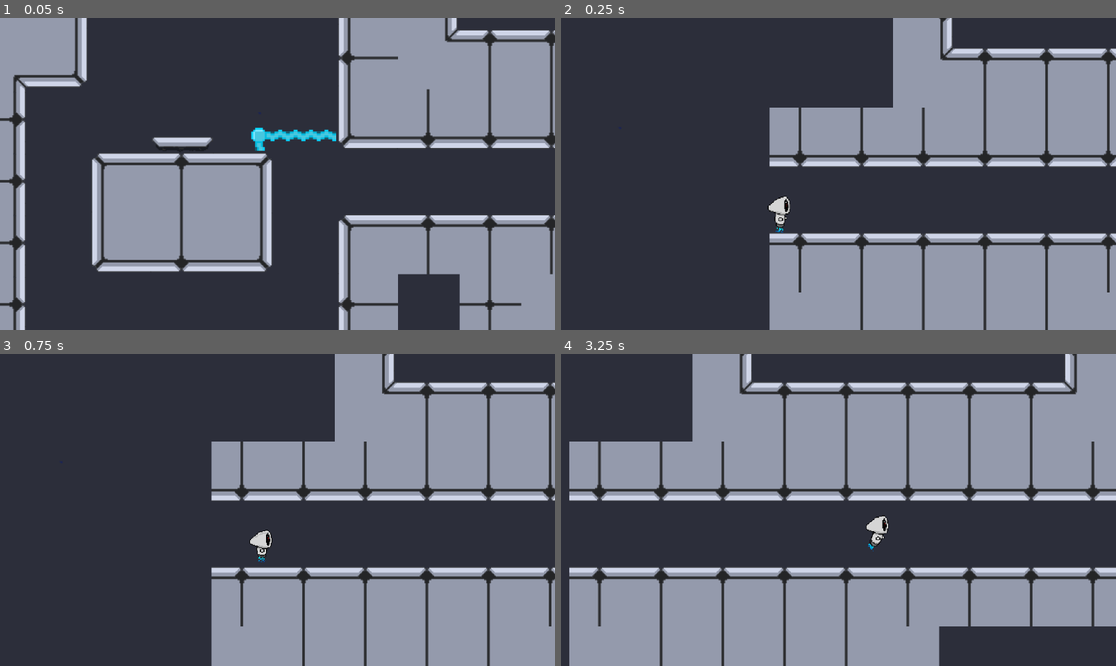
Above: before the commit, frames 1-4 (two rows, left to right).
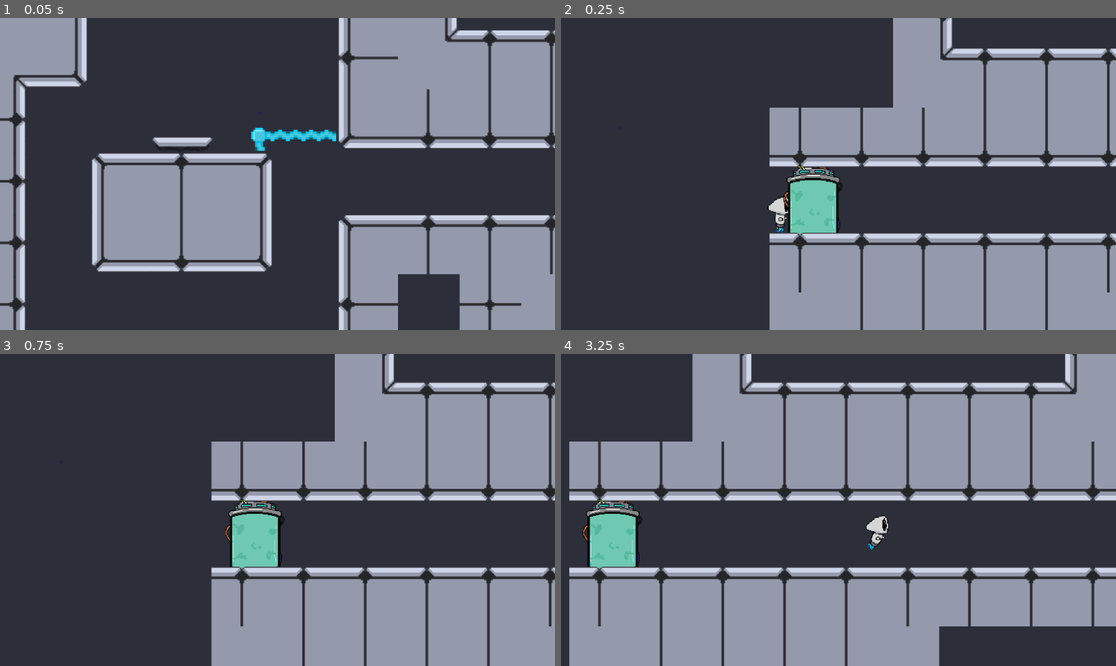
Above: after the commit, the same moments.

Repository: Math-s314/gravit-issue_project
Game: Godot game, scene res://Levels/level4.tscn
The game is run twice, just before and just after one commit, with the same random seed, the same clock (stepped at 60 frames per second) and the same inputs. This scene is started directly instead of the project's main scene.
Inputs (mouse positions are in pixels of both pictures, inside the frame that each line leads up to):
- Up to frame 1 (0.05 s): no input
- Up to frame 2 (0.25 s): no input
- Up to frame 3 (0.75 s): move the mouse to (399, 494) at 0.52 s; hold D (Right) from 0.53 s (still down); click (399, 494) at 0.6 s
- Up to frame 4 (3.25 s): tap Space (Jump) at 0.77, 1.52, 3.02 s; move the mouse to (727, 525) at 1.27 s; click (727, 525) at 1.35 s; move the mouse to (894, 441) at 2.02 s; release D (Right) at 2.03 s; hold A (Left) 2.03-2.78 s; click (894, 441) at 2.1 s; move the mouse to (810, 572) at 2.77 s; hold D (Right) from 2.78 s (still down); click (810, 572) at 2.85 s

Frame 1 is identical in both runs. In frame 2, 1.8% of the frame differs, in the area x 39-51%, y 46-70%; in frame 3, 1.8%; in frame 4, 1.9%, in the area x 3-15%, y 46-70%.
Error in both runs: Invalid assignment of property or key 'player' with value of type 'CharacterBody2D (Player)' on a base object of type 'Node (GameInstance.gd)'. (res://Actors/P…

Commit message:
Respawn animation

Diff:
--- /dev/null
+++ b/gravit-issue/Actors/Respawn/Respawn.tscn
@@ -0,0 +1,76 @@
+[gd_scene load_steps=10 format=3 uid="uid://dlx831iev2fce"]
+
+[ext_resource type="Texture2D" uid="uid://cek3t6sddkory" path="res://Actors/Player/Animations/Spritesheets/Respawn (2).png" id="1_8kyvb"]
+
+[sub_resource type="AtlasTexture" id="AtlasTexture_xfau3"]
+atlas = ExtResource("1_8kyvb")
+region = Rect2(0, 0, 512, 512)
+
+[sub_resource type="AtlasTexture" id="AtlasTexture_ykynb"]
+atlas = ExtResource("1_8kyvb")
+region = Rect2(512, 0, 512, 512)
+
+[sub_resource type="AtlasTexture" id="AtlasTexture_2mh36"]
+atlas = ExtResource("1_8kyvb")
+region = Rect2(1024, 0, 512, 512)
+
+[sub_resource type="AtlasTexture" id="AtlasTexture_p24pf"]
+atlas = ExtResource("1_8kyvb")
+region = Rect2(0, 512, 512, 512)
+
+[sub_resource type="AtlasTexture" id="AtlasTexture_q80ts"]
+atlas = ExtResource("1_8kyvb")
+region = Rect2(512, 512, 512, 512)
+
+[sub_resource type="AtlasTexture" id="AtlasTexture_ho1ay"]
+atlas = ExtResource("1_8kyvb")
+region = Rect2(1024, 512, 512, 512)
+
+[sub_resource type="AtlasTexture" id="AtlasTexture_sokuo"]
+atlas = ExtResource("1_8kyvb")
+region = Rect2(0, 1024, 512, 512)
+
+[sub_resource type="SpriteFrames" id="SpriteFrames_0h4ck"]
+animations = [{
+"frames": [],
+"loop": true,
+"name": &"default",
+"speed": 5.0
+}, {
+"frames": [{
+"duration": 1.0,
+"texture": SubResource("AtlasTexture_xfau3")
+}, {
+"duration": 1.0,
+"texture": SubResource("AtlasTexture_ykynb")
+}, {
+"duration": 1.0,
+"texture": SubResource("AtlasTexture_2mh36")
+}, {
+"duration": 1.0,
+"texture": SubResource("AtlasTexture_p24pf")
+}, {
+"duration": 1.0,
+"texture": SubResource("AtlasTexture_q80ts")
+}, {
+"duration": 1.0,
+"texture": SubResource("AtlasTexture_ho1ay")
+}, {
+"duration": 1.0,
+"texture": SubResource("AtlasTexture_sokuo")
+}],
+"loop": true,
+"name": &"respawn",
+"speed": 10.0
+}]
+
+[node name="Respawn" type="Node2D"]
+
+[node name="Sprite2D" type="Sprite2D" parent="."]
+
+[node name="AnimatedSprite2D" type="AnimatedSprite2D" parent="."]
+position = Vector2(-3.8147e-06, 3.8147e-06)
+scale = Vector2(0.189453, 0.184814)
+sprite_frames = SubResource("SpriteFrames_0h4ck")
+animation = &"respawn"
+frame_progress = 0.917112
--- /dev/null
+++ b/gravit-issue/Actors/Respawn/respawn.gd
@@ -0,0 +1 @@
+extends Node2D
--- a/gravit-issue/Levels/level4.tscn
+++ b/gravit-issue/Levels/level4.tscn
@@ -8,6 +8,8 @@
 [ext_resource type="PackedScene" uid="uid://d0gh37g0lksgk" path="res://Environment/Tilemaps/hazard/Laser.tscn" id="3_lfit2"]
 [ext_resource type="PackedScene" uid="uid://nhcw2sc4mebl" path="res://Environment/object/moving platform.tscn" id="4_h14kk"]
 [ext_resource type="PackedScene" uid="uid://blx3201fubvhi" path="res://Environment/Tilemaps/Walls-White.tscn" id="5_lfit2"]
+[ext_resource type="Script" uid="uid://20l8ywpfx7fd" path="res://Actors/Respawn/respawn.gd" id="9_g4w76"]
+[ext_resource type="PackedScene" uid="uid://dlx831iev2fce" path="res://Actors/Respawn/Respawn.tscn" id="9_ukveq"]
 
 [sub_resource type="TileSetAtlasSource" id="TileSetAtlasSource_ukveq"]
 texture = ExtResource("2_qep4h")
@@ -912,6 +914,10 @@
 [node name="MovingPlatform6" parent="." instance=ExtResource("4_h14kk")]
 position = Vector2(864, -884)
 
+[node name="Respawn" parent="." instance=ExtResource("9_ukveq")]
+position = Vector2(-595, 37)
+script = ExtResource("9_g4w76")
+
 [node name="Walls-white" parent="." instance=ExtResource("5_lfit2")]
 position = Vector2(1.45519e-11, 1.45519e-11)
 tile_map_data = PackedByteArray("AAD6/wEAAAABAAAAAAD7/wEAAAABAAAAAAD8/wEAAAABAAAAAAD9/wEAAAABAAAAAAD+/wEAAAABAAAAAAD/// …(7312 unchanged characters)…
Not shown, added: gravit-issue/Actors/Player/Animations/Spritesheets/Respawn (1).png.import
Binary file added: gravit-issue/Actors/Player/Animations/Spritesheets/Respawn (2).png
Not shown, added: gravit-issue/Actors/Player/Animations/Spritesheets/Respawn (2).png.import
Not shown, added: gravit-issue/Actors/Player/Animations/Spritesheets/Respawn.png.import
Binary file added: gravit-issue/Actors/Respawn.png
Not shown, added: gravit-issue/Actors/Respawn.png.import
Not shown, added: gravit-issue/Actors/Respawn/respawn.gd.uid
Not shown: 1 places in gravit-issue/Levels/level4.tscn that only renumber resources
